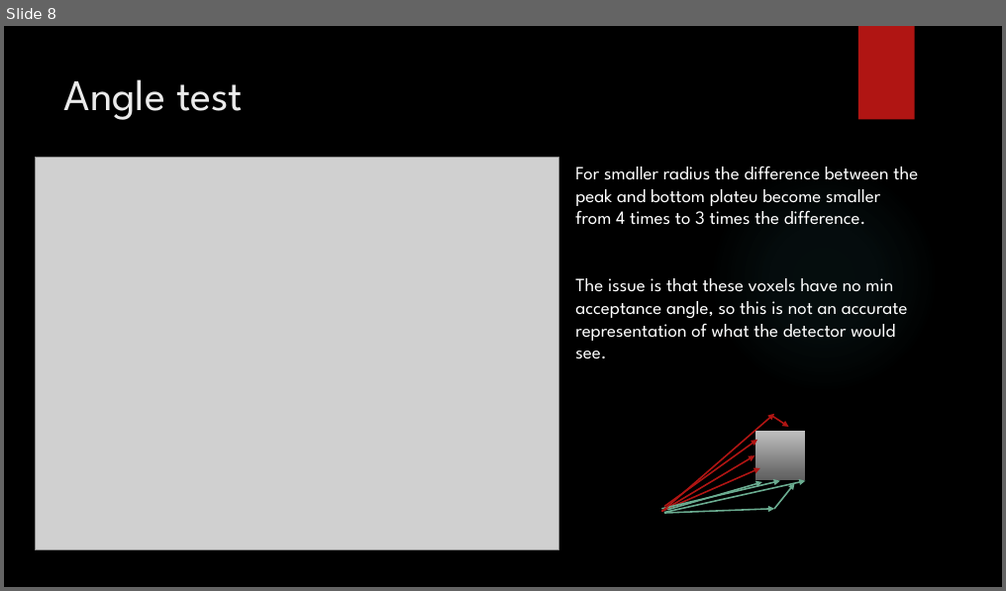
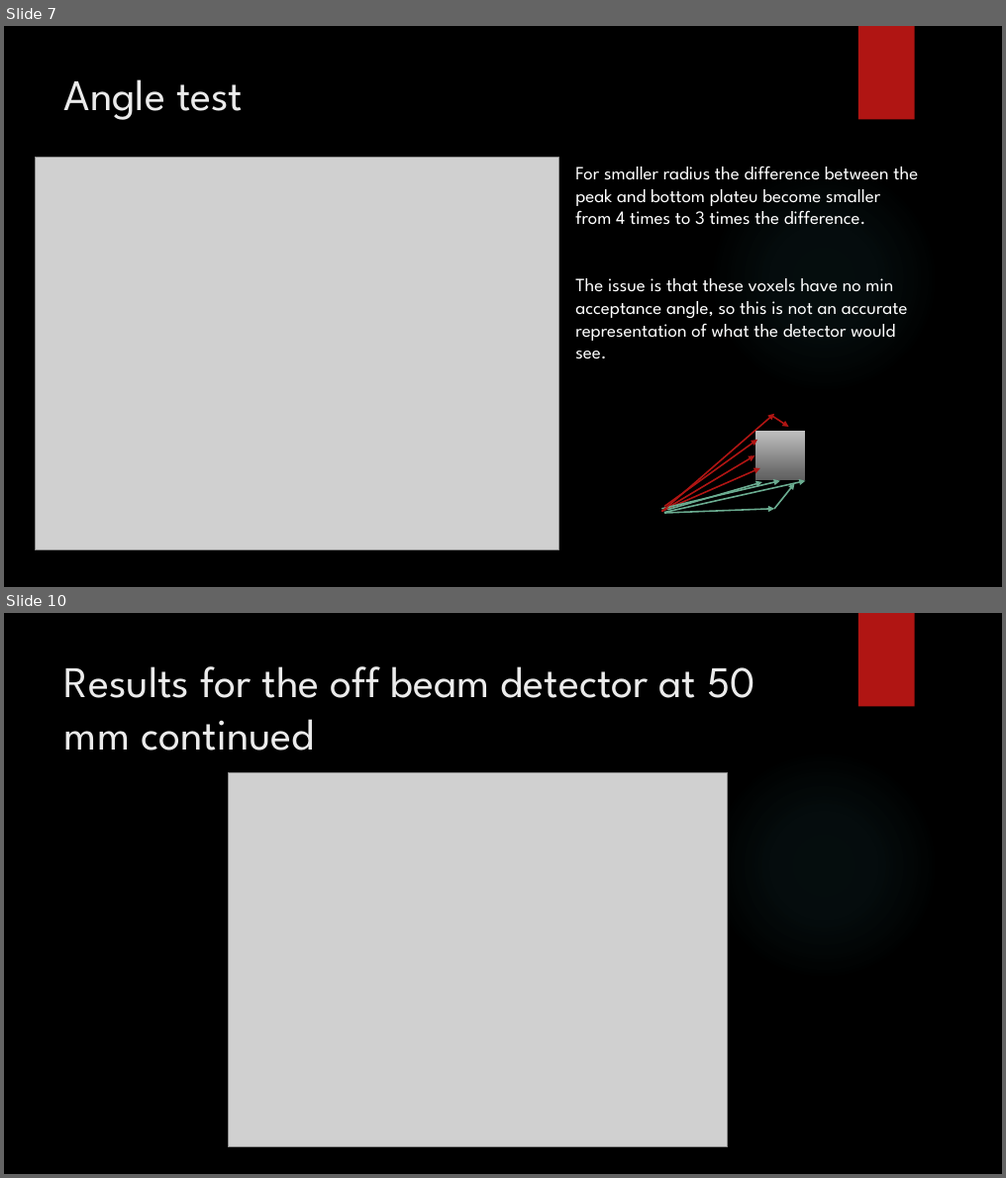
Before and after one commit to KAANVOLKAN05/GPGPU_Research, a slide deck: MonteCarlo/MonteCarloProj/Presentation for West River.pptx. Shown one above the other, each under a label of ours: slide 8 before the commit, slides 7 and 10 after it; the slides between them are not shown. The pictures are 1006x591 and 1006x1178 pixels, drawn with LibreOffice and Linux fonts; fonts in the diff are those of the drawing; grey boxes stand for pictures; background and template pictures are left out. Boxes give left, top, right and bottom in pixels: in the first picture for what was removed or moved away, otherwise in the second. Text is boxed around its words. In the diff, an @@ line names an element or a change of style, - is before the commit and + after.

```diff
--- a/MonteCarlo/MonteCarloProj/Presentation for West River.pptx
+++ b/MonteCarlo/MonteCarloProj/Presentation for West River.pptx
@@ slide 10 added at bbox=[4, 613, 1002, 1174], background picture (left out); not listed: 2 template elements that a slide beside it also shows @@
@@ title added at bbox=[64, 666, 755, 751], 42 pt, text #EBEBEB @@
+Results for the off beam detector at 50 mm continued
@@ picture added at bbox=[228, 772, 727, 1147] @@
@@ what was slide 8 is now slide 7 @@
```
Also in this commit, not shown: 3 other slides added, 1 other file.
